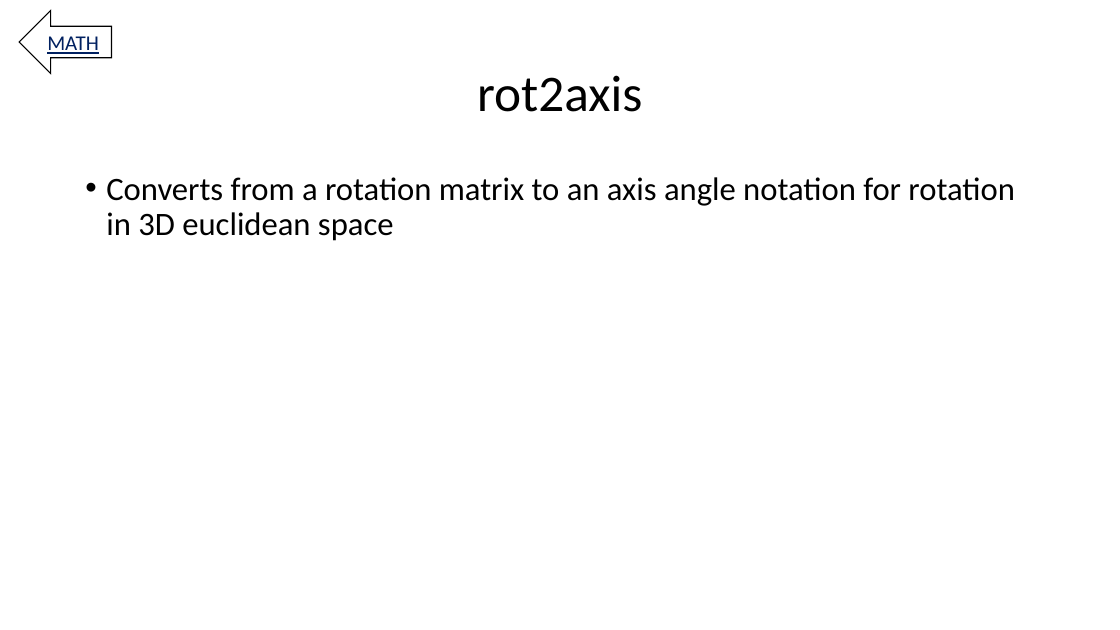
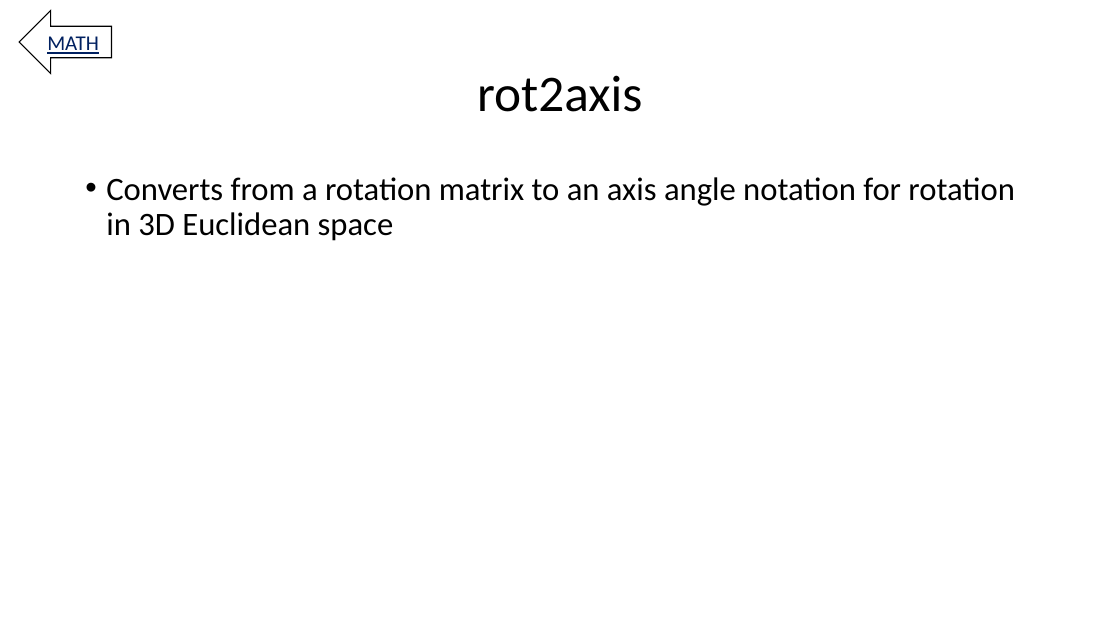
Before and after one commit to RoboticSwarmControl/3AxisMagnet, a slide deck: slide 19 of Omnimagnet Mind Map 06.25.2016 (wo parameter description).pptx (slide 21 before the commit). Drawn at 1120x630 pixels with LibreOffice and Linux fonts; fonts in the diff are those of the drawing. Boxes give left, top, right and bottom in pixels: in the first picture for what was removed or moved away, otherwise in the second. Text is boxed around its words. In the diff, an @@ line names an element or a change of style, - is before the commit and + after.

```diff
--- a/Omnimagnet Mind Map 06.25.2016 (wo parameter description).pptx
+++ b/Omnimagnet Mind Map 06.25.2016 (wo parameter description).pptx
@@ text at (106,177,1014,241): text changed @@
-• Converts from a rotation matrix to an axis angle notation for rotation in 3D euclidean space
+• Converts from a rotation matrix to an axis angle notation for rotation in 3D Euclidean space
```
Also in this commit, not shown: 11 other slides changed, 2 slides removed.
